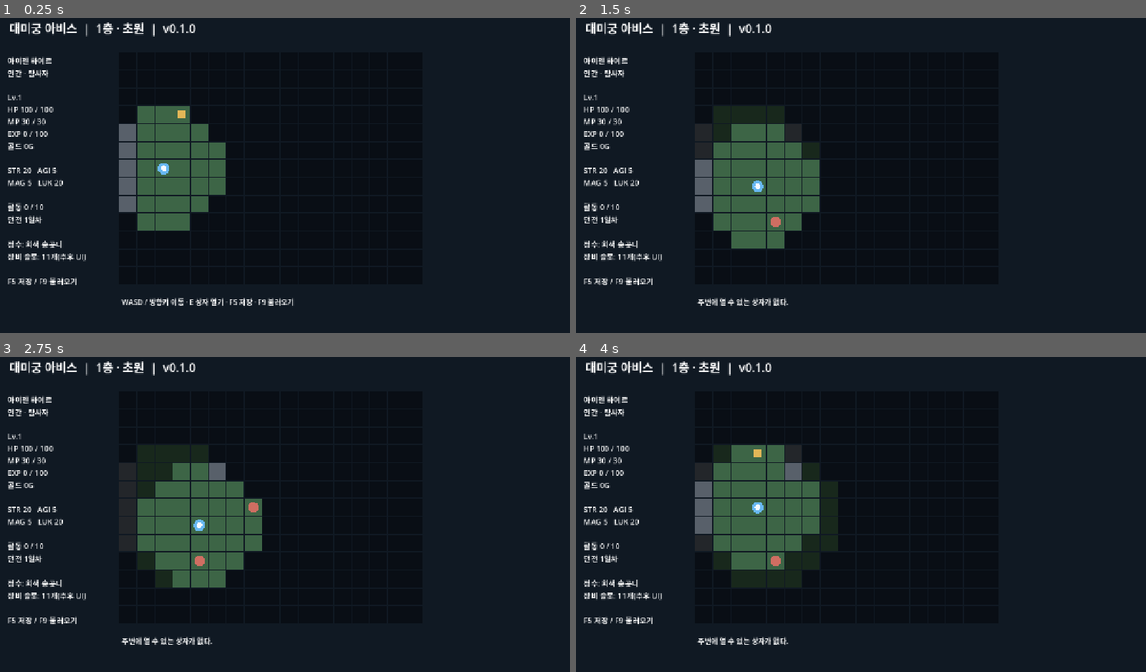
Above: before the commit, frames 1-4 (two rows, left to right).
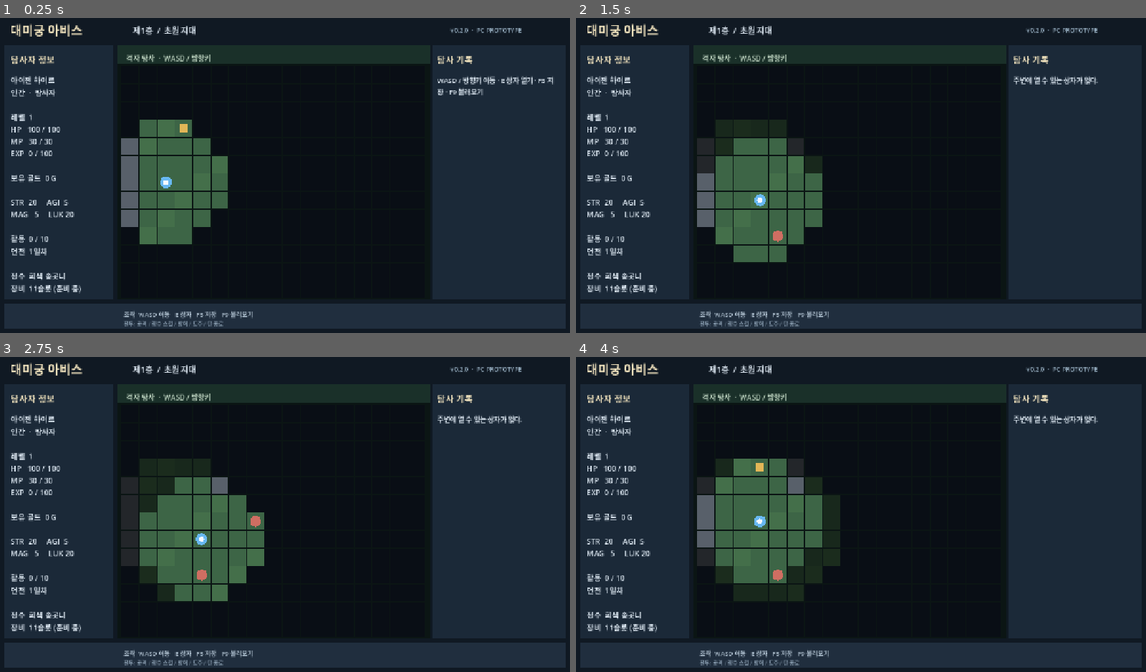
Above: after the commit, the same moments.

Repository: anjunhui007-dev/Abyss_v0_1
Game: Godot game, scene res://scenes/main.tscn
The game is run twice, just before and just after one commit, with the same random seed, the same clock (stepped at 60 frames per second) and the same inputs.
Inputs:
- Up to frame 1 (0.25 s): no input
- Up to frame 2 (1.5 s): tap Enter at 0.5 s; hold D 0.53-1.28 s; tap E at 0.6, 1.35 s; tap Space at 1.25 s; hold S from 1.28 s (still down)
- Up to frame 3 (2.75 s): tap Enter at 2 s; release S at 2.03 s; hold D from 2.03 s (still down); tap E at 2.1 s
- Up to frame 4 (4 s): tap Space at 2.75 s; release D at 2.78 s; hold W 2.78-3.53 s; tap E at 2.85, 3.6 s; tap Enter at 3.5 s; hold A from 3.53 s (still down)

The runs differ from the first frame. In frame 1, 17% of the frame differs, in the area x 0-100%, y 1-99%; in frame 2, 18%; in frame 3, 18%; in frame 4, 19%.

Commit message:
Redesign PC exploration UI with structured panels and readable battle overlay

Diff:
--- a/scripts/main.gd
+++ b/scripts/main.gd
@@ -3,7 +3,7 @@
 const W := 17
 const H := 13
 const CELL := 40
-const ORIGIN := Vector2(270, 90)
+const ORIGIN := Vector2(275, 121)
 const SAVE_PATH := "user://abyss_save.json"
 const DIRS := [Vector2i.UP, Vector2i.DOWN, Vector2i.LEFT, Vector2i.RIGHT]
 
@@ -42,45 +42,53 @@
 	_reveal()
 	_refresh()
 
+func _make_label(text_value: String, pos: Vector2, font_size: int, tint: Color = Color("dbe6f0")) -> Label:
+	var label := Label.new()
+	label.text = text_value
+	label.position = pos
+	label.add_theme_font_size_override("font_size", font_size)
+	label.add_theme_color_override("font_color", tint)
+	add_child(label)
+	return label
+
 func _build_ui() -> void:
 	var bg := ColorRect.new()
 	bg.color = Color("101923")
 	bg.set_anchors_and_offsets_preset(Control.PRESET_FULL_RECT)
 	bg.show_behind_parent = true
 	add_child(bg)
-	var title := Label.new()
-	title.text = "대미궁 아비스  |  1층 · 초원  |  v0.1.0"
-	title.position = Vector2(24, 15)
-	title.add_theme_font_size_override("font_size", 26)
-	add_child(title)
-	status_label = Label.new()
-	status_label.position = Vector2(20, 95)
-	status_label.custom_minimum_size = Vector2(235, 450)
-	status_label.add_theme_font_size_override("font_size", 17)
-	add_child(status_label)
-	log_label = Label.new()
-	log_label.position = Vector2(275, 635)
-	log_label.custom_minimum_size = Vector2(900, 70)
-	log_label.add_theme_font_size_override("font_size", 16)
-	add_child(log_label)
+	_make_label("대미궁 아비스", Vector2(26, 17), 28, Color("f0e2bd"))
+	_make_label("제1층  /  초원 지대", Vector2(300, 27), 18)
+	_make_label("v0.2.0  ·  PC PROTOTYPE", Vector2(1010, 30), 14, Color("9cb4c7"))
+	_make_label("탐사자 정보", Vector2(27, 90), 20, Color("f0e2bd"))
+	_make_label("탐사 기록", Vector2(980, 90), 20, Color("f0e2bd"))
+	_make_label("격자 탐사  ·  WASD / 방향키", Vector2(285, 90), 16, Color("c2d8c4"))
+	_make_label("조작  WASD 이동   E 상자   F5 저장   F9 불러오기", Vector2(280, 664), 14, Color("aebfce"))
+	_make_label("전투: 공격 / 정수 스킬 / 방어 / 도주 / 턴 종료", Vector2(280, 687), 12, Color("879bae"))
+	status_label = _make_label("", Vector2(27, 138), 17)
+	status_label.custom_minimum_size = Vector2(215, 460)
+	log_label = _make_label("", Vector2(980, 140), 15)
+	log_label.custom_minimum_size = Vector2(270, 480)
+	log_label.autowrap_mode = TextServer.AUTOWRAP_WORD_SMART
+	log_label.size = Vector2(270, 470)
 	battle_panel = PanelContainer.new()
-	battle_panel.position = Vector2(305, 130)
-	battle_panel.custom_minimum_size = Vector2(635, 390)
+	battle_panel.position = Vector2(292, 170)
+	battle_panel.custom_minimum_size = Vector2(650, 360)
 	battle_panel.visible = false
 	add_child(battle_panel)
 	var content := VBoxContainer.new()
-	content.add_theme_constant_override("separation", 16)
+	content.add_theme_constant_override("separation", 12)
 	battle_panel.add_child(content)
 	battle_label = Label.new()
-	battle_label.custom_minimum_size = Vector2(600, 270)
-	battle_label.add_theme_font_size_override("font_size", 21)
+	battle_label.custom_minimum_size = Vector2(625, 265)
+	battle_label.add_theme_font_size_override("font_size", 19)
 	content.add_child(battle_label)
 	actions = HBoxContainer.new()
 	content.add_child(actions)
 	for data in [["공격", "attack"], ["정수 스킬", "skill"], ["방어", "guard"], ["도주", "flee"], ["턴 종료", "end"]]:
 		var btn := Button.new()
 		btn.text = data[0]
-		btn.custom_minimum_size = Vector2(116, 48)
+		btn.custom_minimum_size = Vector2(118, 46)
 		btn.pressed.connect(_battle_action.bind(data[1]))
 		actions.add_child(btn)
 		buttons.append(btn)
@@ -257,7 +265,8 @@
 		message += "  야영 완료! HP +25, MP +10 / %d일차" % day
 
 func _refresh() -> void:
-	status_label.text = "아이젠 하이르\n인간 · 탐사자\n\nLv.%d\nHP %d / %d\nMP %d / 30\nEXP %d / %d\n골드 %dG\n\nSTR 20   AGI 5\nMAG 5   LUK 20\n\n활동 %d / 10\n던전 %d일차\n\n정수: 회색 송곳니\n장비 슬롯: 11개(추후 UI)\n\nF5 저장 / F9 불러오기" % [level, hp, 100 + (level - 1) * 20, mp, exp_points, level * 100, gold, activity, day]
+	var max_hp: int = 100 + (level - 1) * 20
+	status_label.text = "아이젠 하이르\n인간  ·  탐사자\n\n레벨  %d\nHP   %d / %d\nMP   %d / 30\nEXP  %d / %d\n\n보유 골드  %d G\n\nSTR  20     AGI  5\nMAG   5     LUK 20\n\n활동  %d / 10\n던전  %d일차\n\n정수  회색 송곳니\n장비  11슬롯 (준비 중)" % [level, hp, max_hp, mp, exp_points, level * 100, gold, activity, day]
 	log_label.text = message
 	if phase == "battle":
 		battle_label.text = "전투: %s\n적 HP: %d / %d\n내 HP: %d   MP: %d   AP: %.1f / 2.0\n\n%s" % [enemy_name, maxi(0, enemy_hp), enemy_max_hp, hp, mp, ap, "\n".join(combat_log.slice(maxi(0, combat_log.size() - 5)))]
@@ -268,18 +277,27 @@
 	queue_redraw()
 
 func _draw() -> void:
+	draw_rect(Rect2(12, 75, 244, 566), Color("1b2938"))
+	draw_rect(Rect2(267, 75, 697, 566), Color("1a3029"))
+	draw_rect(Rect2(971, 75, 297, 566), Color("1b2938"))
+	draw_rect(Rect2(12, 650, 1256, 58), Color("202e3e"))
+	draw_rect(Rect2(267, 116, 697, 525), Color("0b1514"))
 	for y in range(H):
 		for x in range(W):
-			var p := Vector2i(x, y)
-			var rect := Rect2(ORIGIN + Vector2(x * CELL, y * CELL), Vector2(CELL - 2, CELL - 2))
+			var p: Vector2i = Vector2i(x, y)
+			var rect: Rect2 = Rect2(ORIGIN + Vector2(x * CELL, y * CELL), Vector2(CELL - 2, CELL - 2))
 			var dist: int = absi(x - player.x) + absi(y - player.y)
 			if not explored.has(p):
 				draw_rect(rect, Color("090e15"))
 				continue
 			var visible_now: bool = dist <= 4 and absi(x - player.x) <= 3 and absi(y - player.y) <= 3
-			var c := Color("3d6546")
-			if walls.has(p): c = Color("58606a")
-			if not visible_now: c = c.darkened(0.6)
+			var c: Color = Color("3d6546")
+			if walls.has(p):
+				c = Color("58606a")
+			elif (x + y) % 5 == 0:
+				c = Color("446f4a")
+			if not visible_now:
+				c = c.darkened(0.6)
 			draw_rect(rect, c)
 			if visible_now and chests.has(p):
 				draw_rect(rect.grow(-10), Color("e2b657"))
